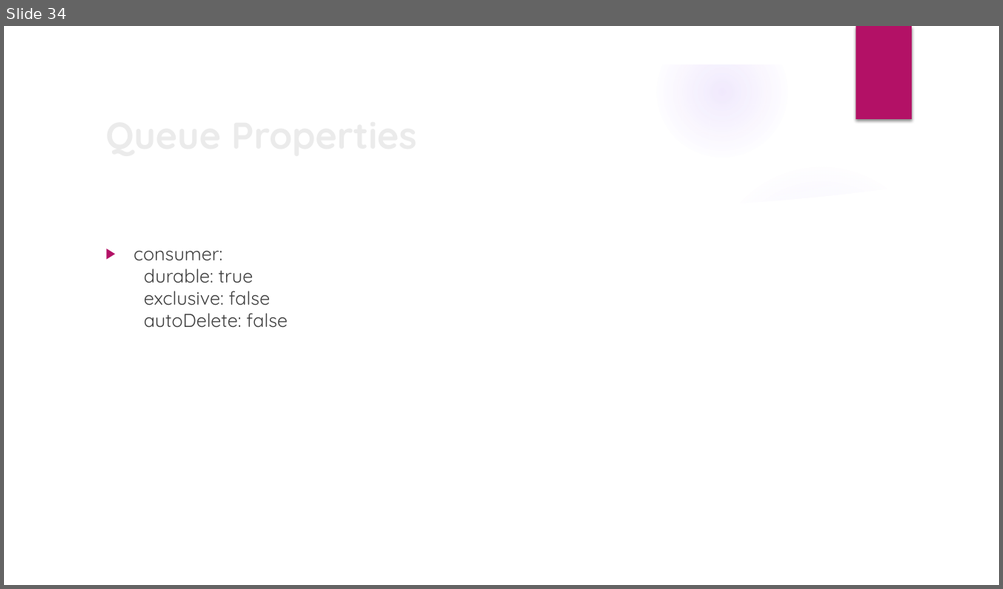
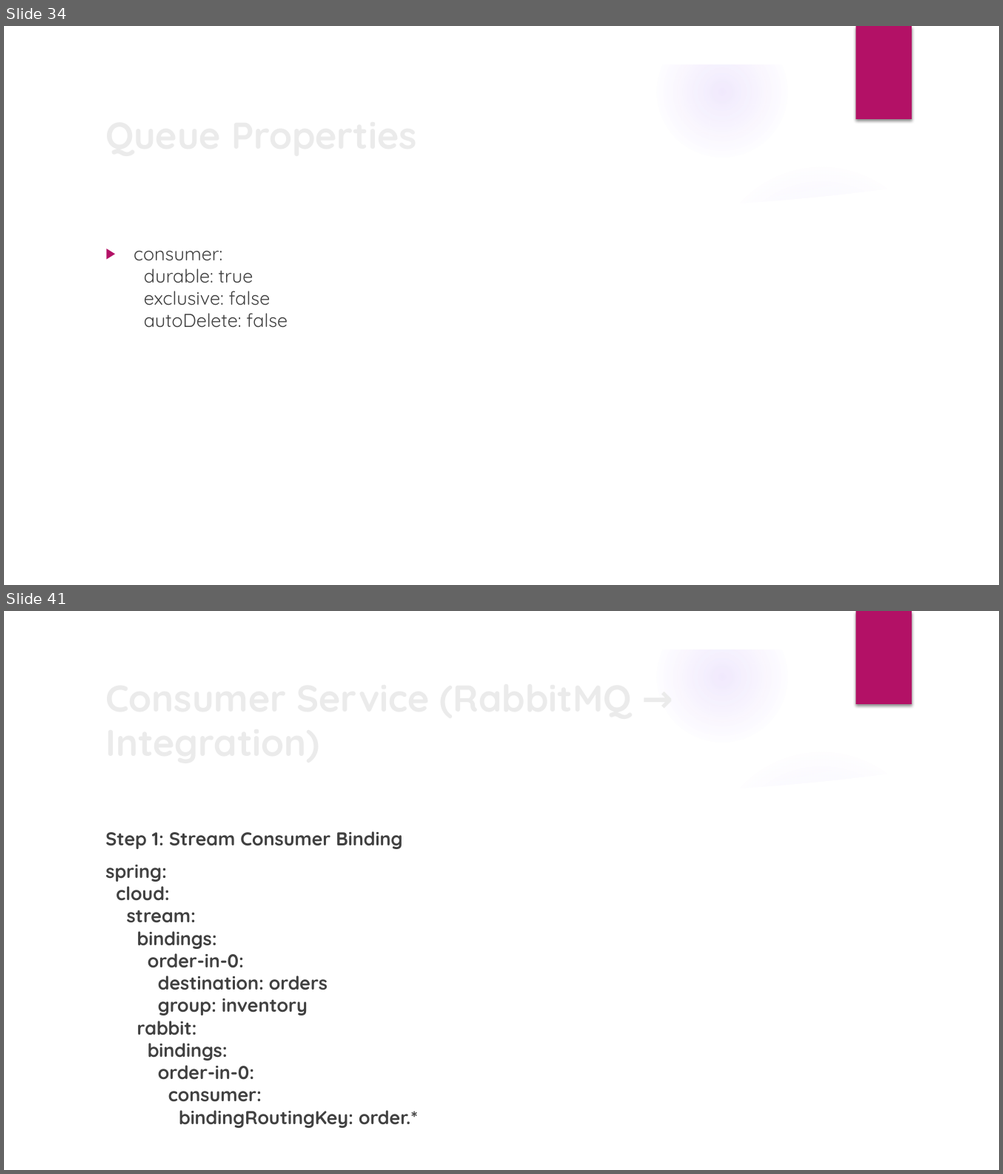
Before and after one commit to anjumunoth/ness-spring-integration, a slide deck: Spring Cloud Stream.pptx. Shown one above the other, each under a label of ours: slide 34 before the commit, slides 34 and 41 after it; the slides between them are not shown. The pictures are 1003x589 and 1003x1174 pixels, drawn with LibreOffice and Linux fonts; fonts in the diff are those of the drawing; background and template pictures are left out. Boxes give left, top, right and bottom in pixels: in the first picture for what was removed or moved away, otherwise in the second. Text is boxed around its words. In the diff, an @@ line names an element or a change of style, - is before the commit and + after.

```diff
--- a/Spring Cloud Stream.pptx
+++ b/Spring Cloud Stream.pptx
@@ slide 41 added at (4, 611, 999, 1170), background picture (left out); not listed: 9 template elements that a slide beside it also shows @@
@@ title added at (98, 690, 813, 748), 36 pt, text #EBEBEB, bold @@
+Consumer Service (RabbitMQ → Integration)
@@ text added at (105, 832, 418, 1128), 18 pt, text #404040, bold @@
+Step 1: Stream Consumer Binding
+spring:
+cloud:
+stream:
+bindings:
+order-in-0:
+destination: orders
+group: inventory
+rabbit:
+bindings:
+order-in-0:
+consumer:
+bindingRoutingKey: order.*
```
Also in this commit, not shown: 49 other slides added, 2 other files.
